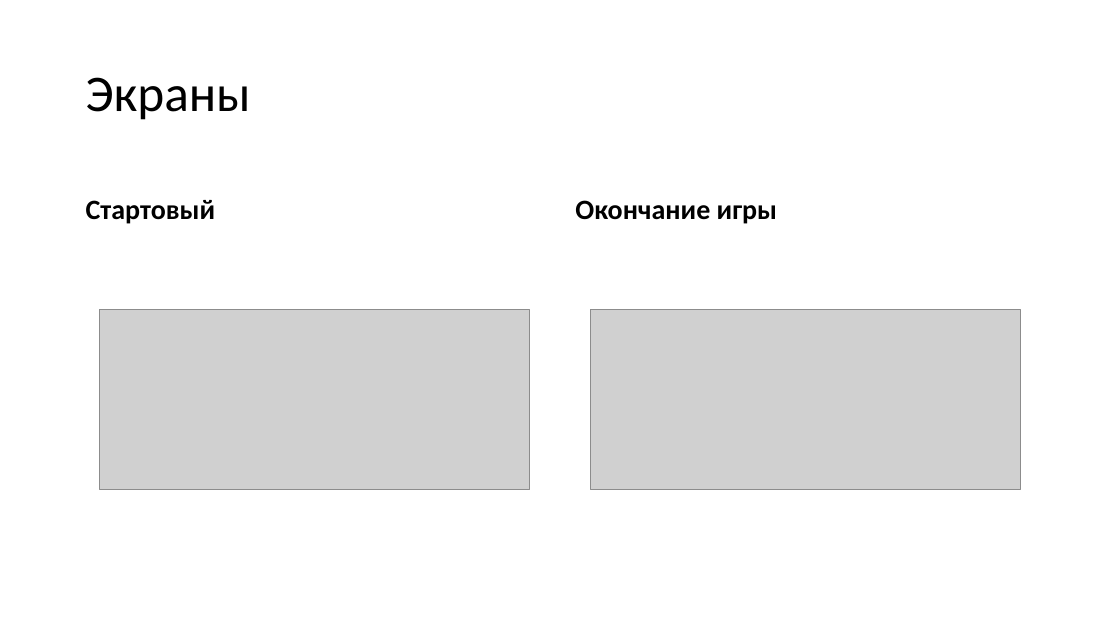
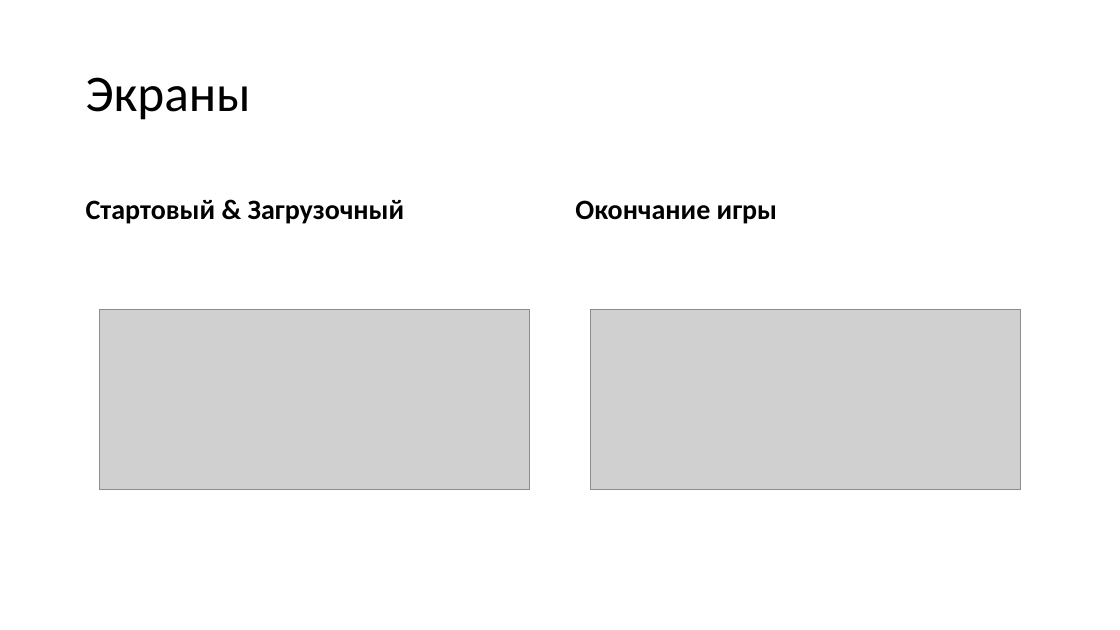
Before and after one commit to Scheise45/projeckt_2, a slide deck: slide 5 of документы/проект2.pptx. Drawn at 1120x630 pixels with LibreOffice and Linux fonts; fonts in the diff are those of the drawing; grey boxes stand for pictures. Boxes give left, top, right and bottom in pixels: in the first picture for what was removed or moved away, otherwise in the second. Text is boxed around its words. In the diff, an @@ line names an element or a change of style, - is before the commit and + after.

```diff
--- a/документы/проект2.pptx
+++ b/документы/проект2.pptx
@@ text at [86,200,405,224]: text changed @@
-Стартовый
+Стартовый & Загрузочный
```
Also in this commit, not shown: 6 other slides changed, 4 slides added, 1 slide removed, 7 other files.
